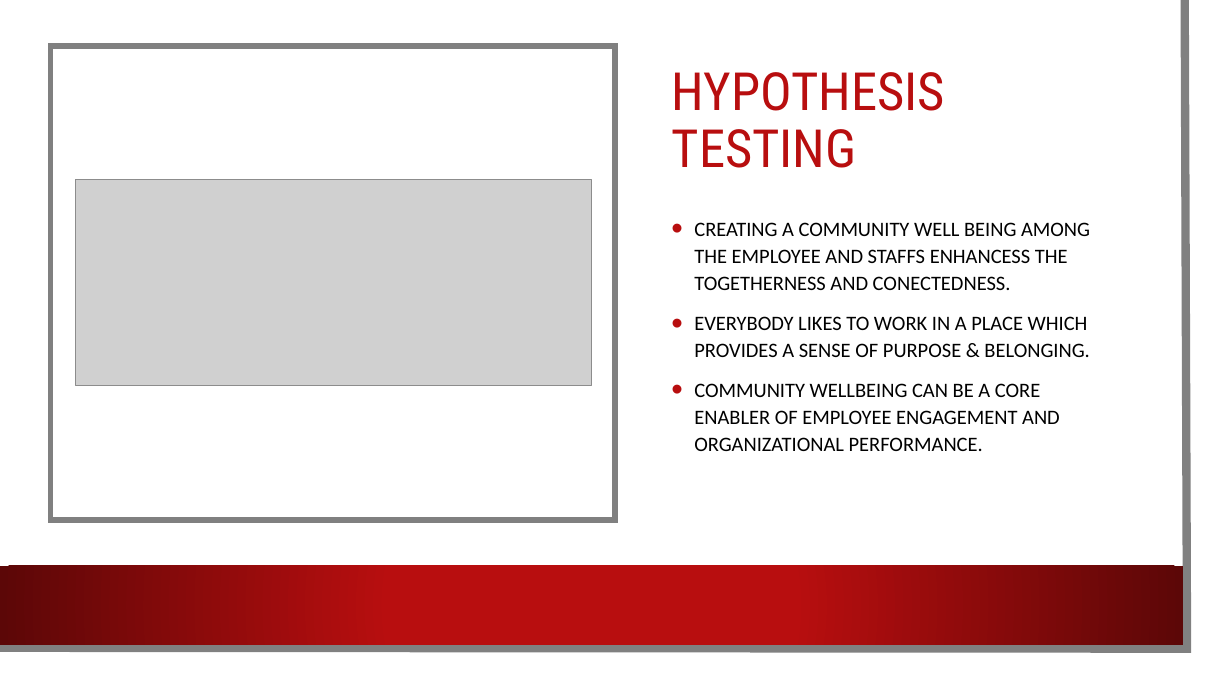
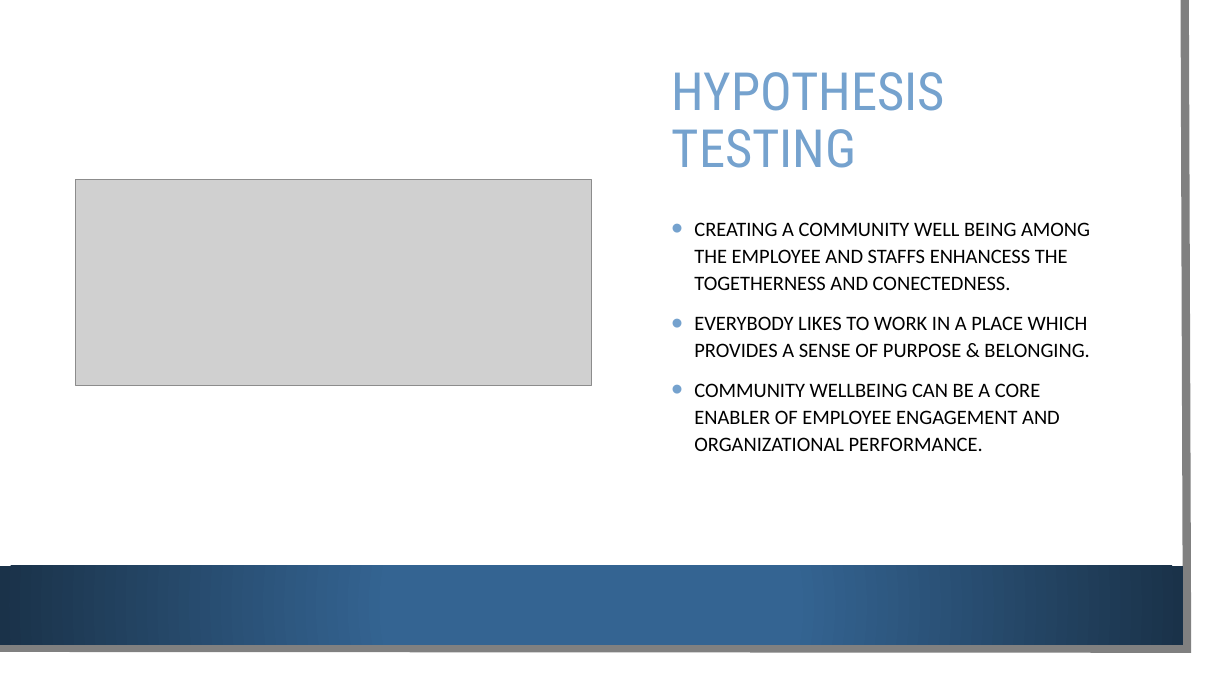
Before and after one commit to NemaPuthanveetil/DATS6101-Team-Global-Project, a slide deck: slide 4 of Presentation for Data Science 101.pptx. Drawn at 1232x693 pixels with LibreOffice and Linux fonts; fonts in the diff are those of the drawing; grey boxes stand for pictures; background and template pictures are left out. Boxes give left, top, right and bottom in pixels: in the first picture for what was removed or moved away, otherwise in the second. Text is boxed around its words. In the diff, an @@ line names an element or a change of style, - is before the commit and + after.

```diff
--- a/Presentation for Data Science 101.pptx
+++ b/Presentation for Data Science 101.pptx
@@ rectangle removed at box(51, 46, 616, 519) @@
@@ title "HYPOTHESIS TESTING" at box(672, 72, 945, 168): text colour #B80E0F to #75A2CE @@
@@ text "CREATING A COMMUNITY WELL BEING ..." at box(694, 222, 1090, 451): bullet colour #B80E0F to #75A2CE @@
@@ rectangle at box(0, 566, 1183, 644): fill gradient #B80E0F to #5C0707 to gradient #346492 to #1A3249 @@
```
Also in this commit, not shown: 7 other slides changed, 1 other file.
